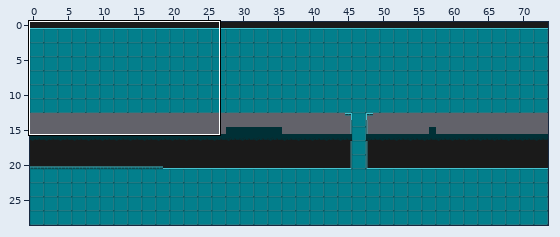
One commit to this Tiled map (JSON): assets/maps/test_tiled_map.json. The picture above shows the old version from afar; the outline marks the close-up.
Close-up. Before:
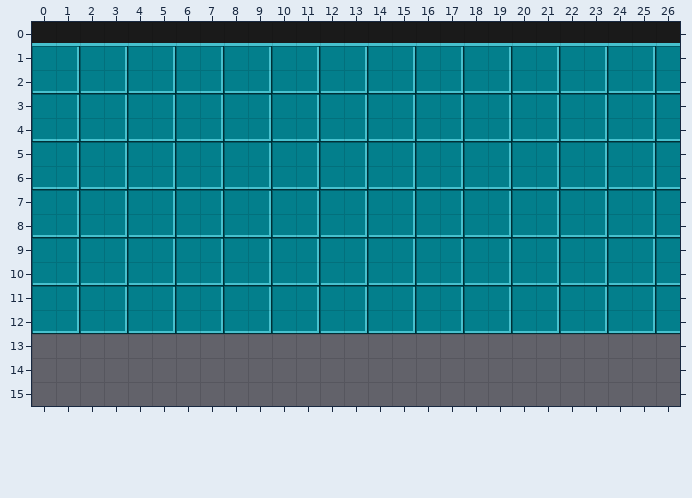
Cells are 16x16 px. Shown: x 0..26, y 0..15. The commit also changed other parts of the map, which this record leaves out. Tiles whose own drawing changed are shown in their newer look in all pictures.
And afterwards:
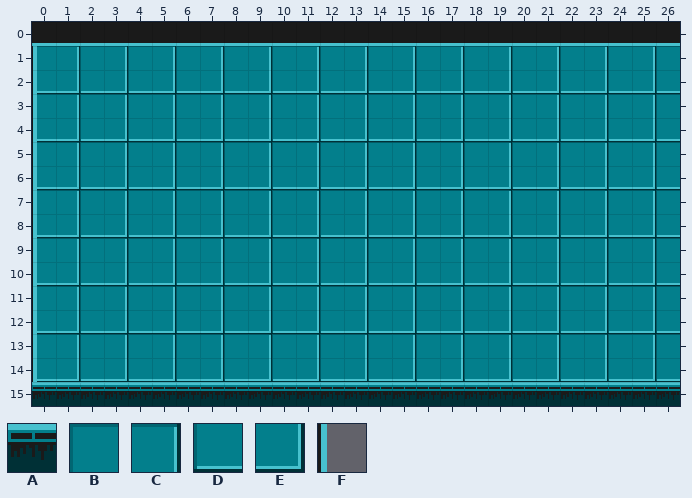
Key: from "neo_zero_tiles": A 69, B 140, C 141, D 157, E 158, F 204.
_ is an empty cell.
Difference:
Layer "ground":
y 13: x 0..26 ___________________________ -> BCBCBCBCBCBCBCBCBCBCBCBCBCB
y 14: x 0..26 ___________________________ -> DEDEDEDEDEDEDEDEDEDEDEDEDED
Layer "barriers_1":
y 1..14: x 0 _ -> F
y 15: x 0..26 ___________________________ -> AAAAAAAAAAAAAAAAAAAAAAAAAAA
